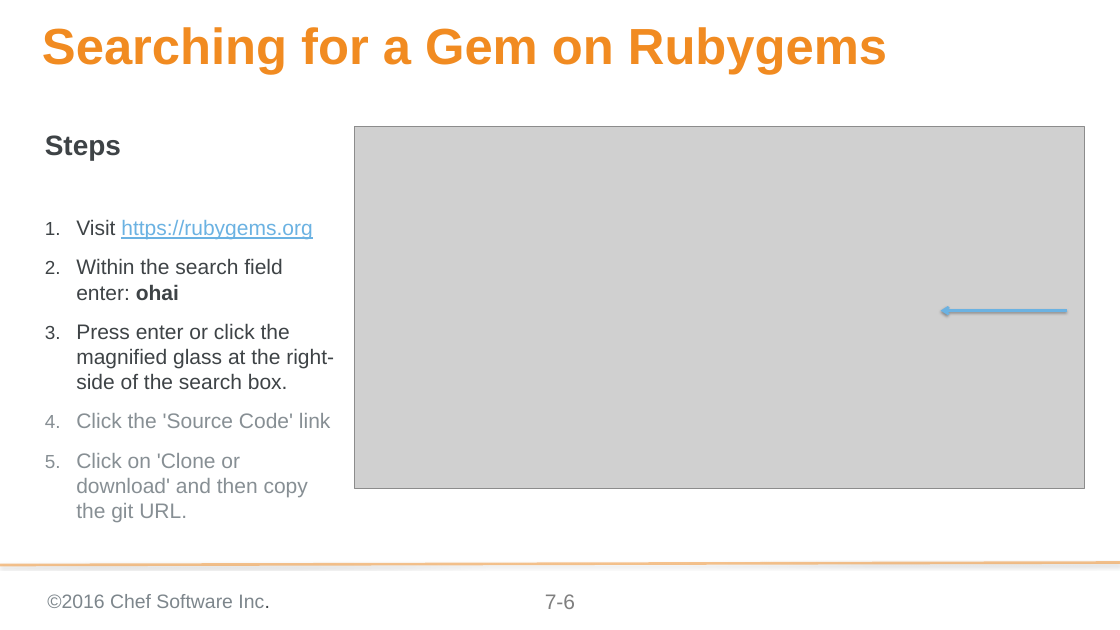
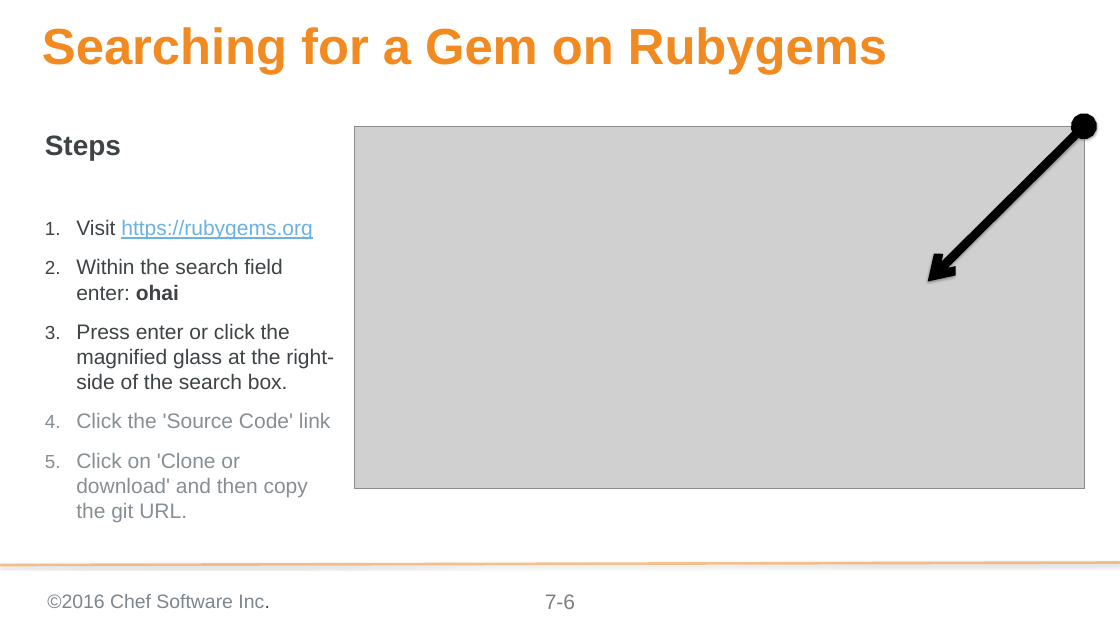
Before and after one commit to chef-training/extending_cookbooks, a slide deck: slide 6 of 07-ohai_plugins.pptx. Drawn at 1120x630 pixels with LibreOffice and Linux fonts; fonts in the diff are those of the drawing; grey boxes stand for pictures; background and template pictures are left out. Boxes give left, top, right and bottom in pixels: in the first picture for what was removed or moved away, otherwise in the second. Text is boxed around its words. In the diff, an @@ line names an element or a change of style, - is before the commit and + after.

Commit message:
Updes to visual style
Previous version of powerpoint doesn't provide as much configuration.
Updated lines and callouts

```diff
--- a/07-ohai_plugins.pptx
+++ b/07-ohai_plugins.pptx
@@ arrow moved from (1066, 311) - (940, 311) to (1083, 126) - (928, 282) @@
@@ arrow (1083, 126) - (928, 282): arrow to double arrow; stroke #6BB2E2 3 pt to #000000 10 pt @@
```
Also in this commit, not shown: 4 other slides changed.
